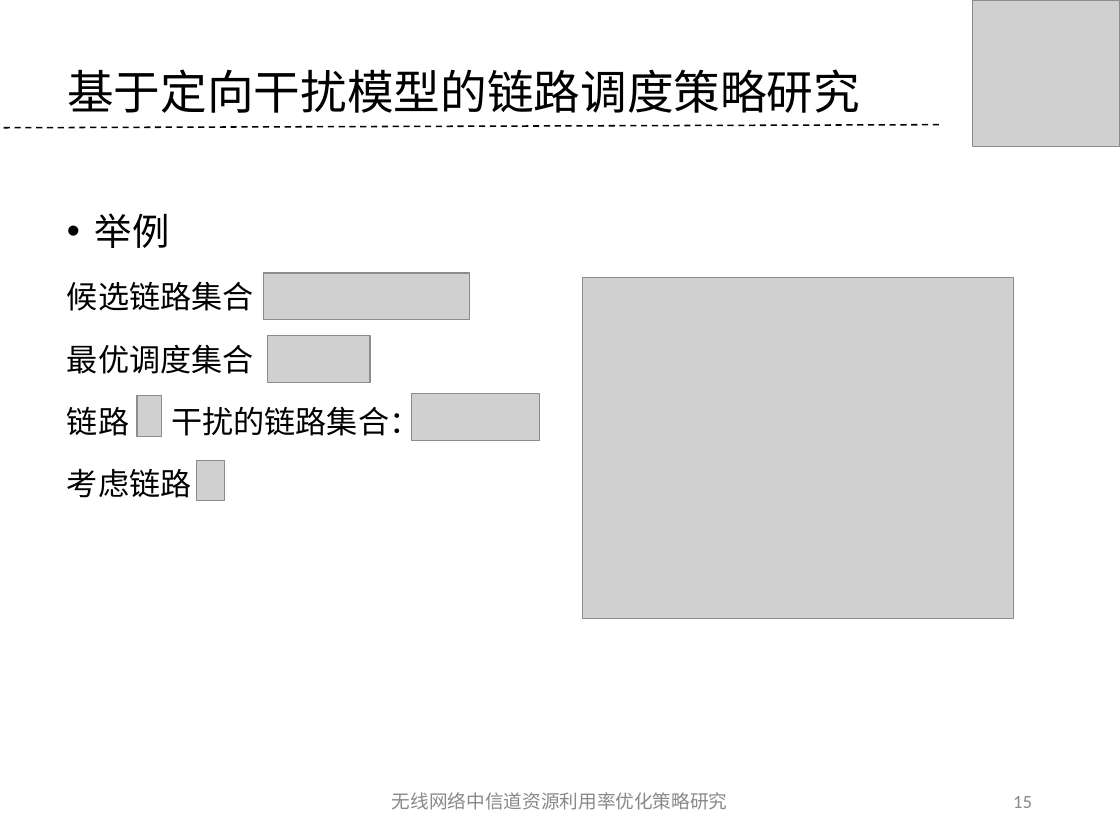
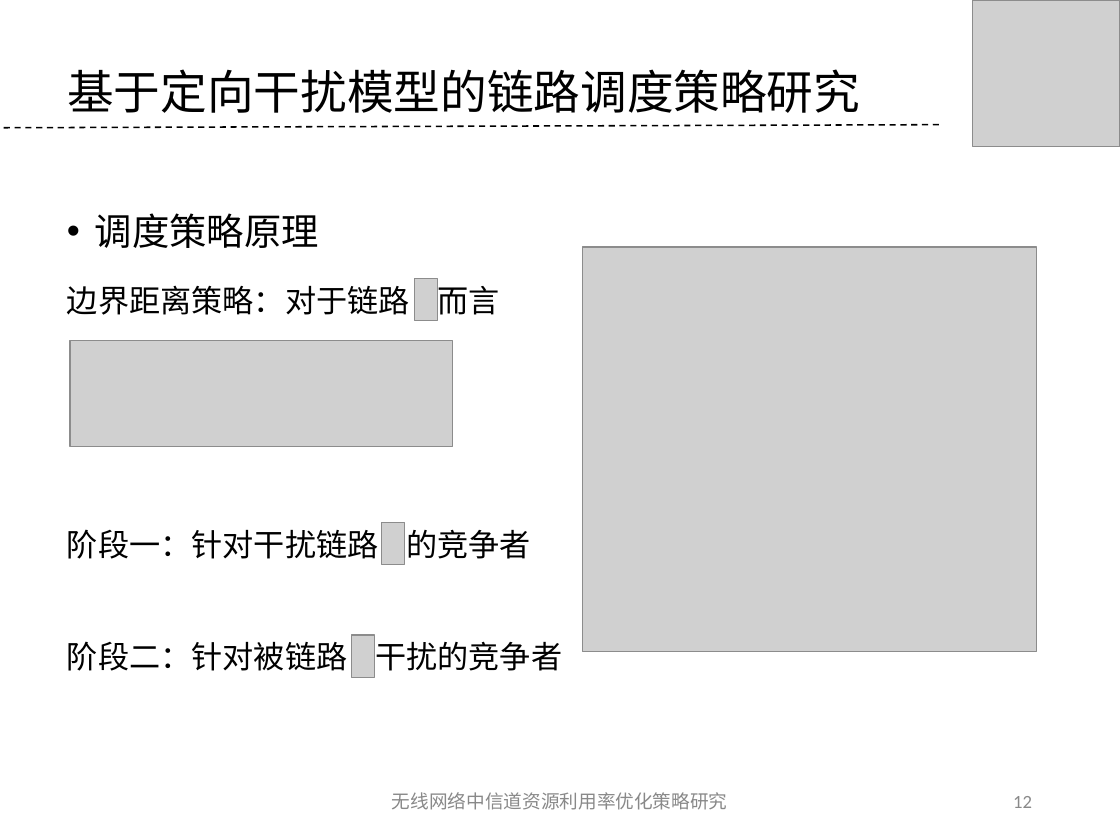
Before and after one commit to tangzhaoshu/playground, a slide deck: slide 12 of ResearchWork/毕业答辩--唐兆树.ppt (slide 15 before the commit). Drawn at 1120x840 pixels with LibreOffice and Linux fonts; fonts in the diff are those of the drawing; grey boxes stand for pictures; background and template pictures are left out. Boxes give left, top, right and bottom in pixels: in the first picture for what was removed or moved away, otherwise in the second. Text is boxed around its words. In the diff, an @@ line names an element or a change of style, - is before the commit and + after.

```diff
--- a/ResearchWork/毕业答辩--唐兆树.ppt
+++ b/ResearchWork/毕业答辩--唐兆树.ppt
@@ text at [67, 213, 562, 671]: text changed @@
-• 举例
-候选链路集合
-最优调度集合
-链路 干扰的链路集合：
-考虑链路
+• 调度策略原理
+边界距离策略：对于链路 而言
+阶段一：针对干扰链路 的竞争者
+阶段二：针对被链路 干扰的竞争者
@@ picture: place and size @@
-picture at [582, 277, 1014, 618]
+picture at [582, 246, 1037, 651]
@@ picture: place and size @@
-picture at [263, 273, 469, 320]
+picture at [414, 279, 437, 321]
@@ picture: place and size @@
-picture at [268, 336, 371, 383]
+picture at [71, 340, 454, 446]
@@ picture removed at [196, 460, 224, 501] @@
@@ picture: place and size @@
-picture at [412, 393, 540, 440]
+picture at [382, 522, 404, 564]
@@ picture: place and size @@
-picture at [137, 395, 161, 436]
+picture at [352, 635, 374, 678]
@@ page number at [1013, 796, 1032, 808]: text changed @@
-15
+12
```
Also in this commit, not shown: 18 other slides changed, 2 slides removed, 47 other files.
